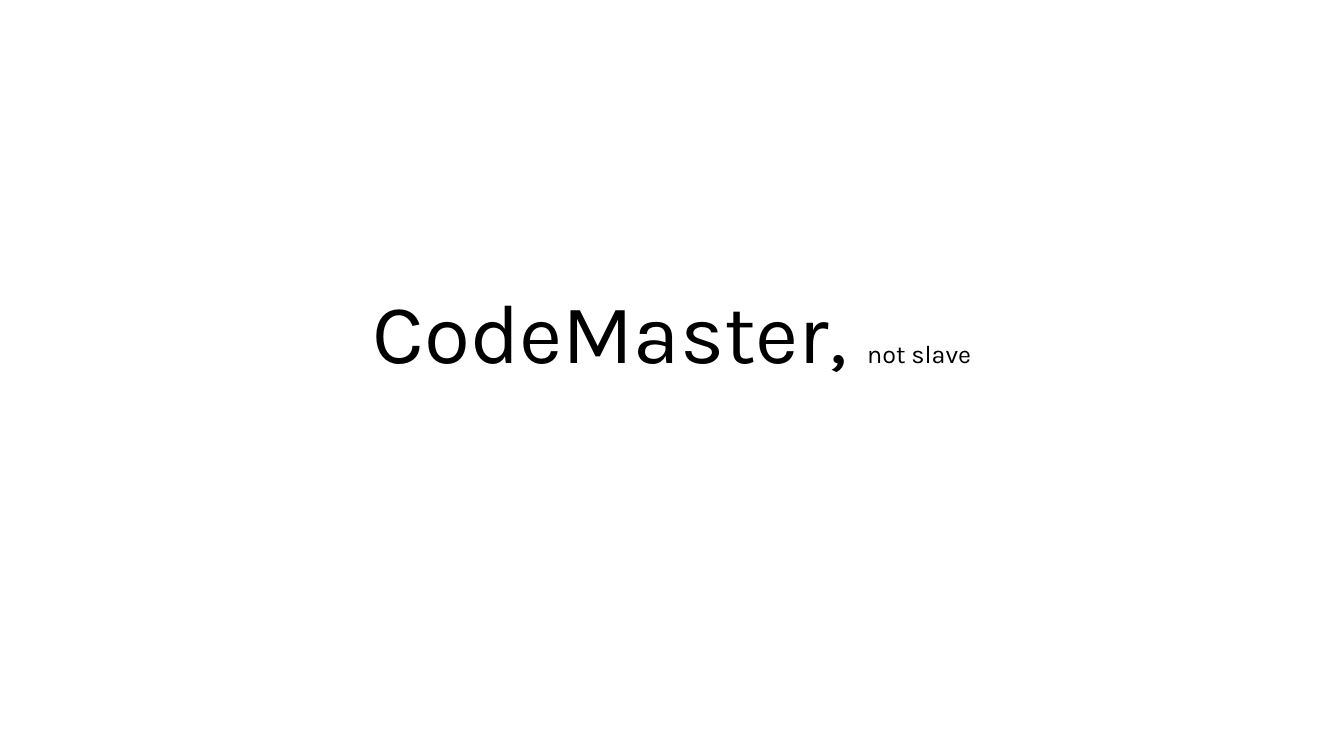
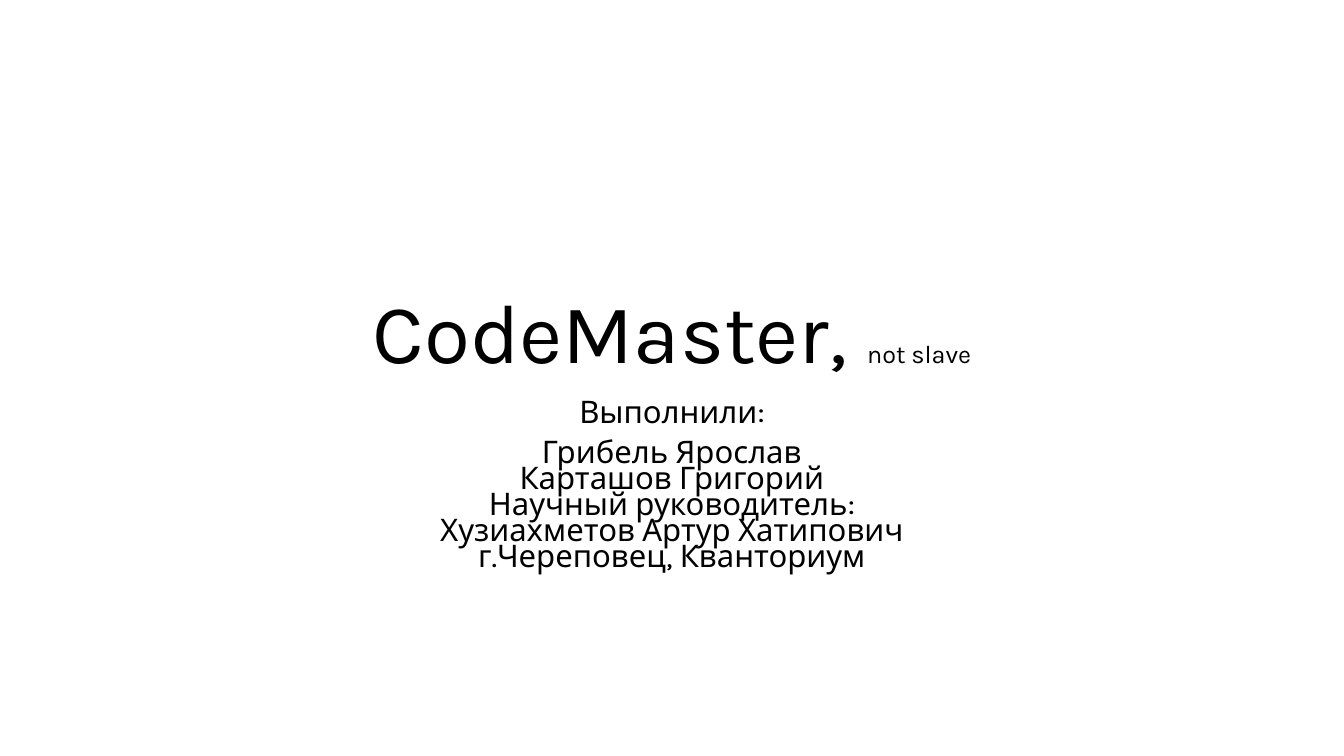
Before and after one commit to KingJaro27/PythonTest_WEB, a slide deck: slide 1 of презентация.pptx. Drawn at 1344x756 pixels with LibreOffice and Linux fonts; fonts in the diff are those of the drawing. Boxes give left, top, right and bottom in pixels: in the first picture for what was removed or moved away, otherwise in the second. Text is boxed around its words. In the diff, an @@ line names an element or a change of style, - is before the commit and + after.

```diff
--- a/презентация.pptx
+++ b/презентация.pptx
@@ subtitle added at [440,400,903,575], 22.2 pt, text #000000 @@
+Выполнили:
+Грибель Ярослав
+Карташов Григорий
+Научный руководитель:
+Хузиахметов Артур Хатипович
+г.Череповец, Кванториум
```
Also in this commit, not shown: 4 other slides changed, 3 slides added, 2 other files.
